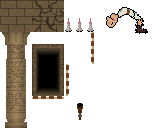
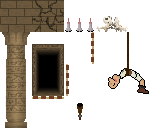
Before/after of a w=160, h=128 layered artwork. What changed in the layer stack:
removed layer "Calque 44" over box(106, 7, 136, 28)
renamed "Calque 43" to "bones", painted on it over box(96, 7, 148, 34)
added layer "rope + guy" over box(108, 32, 149, 94)
